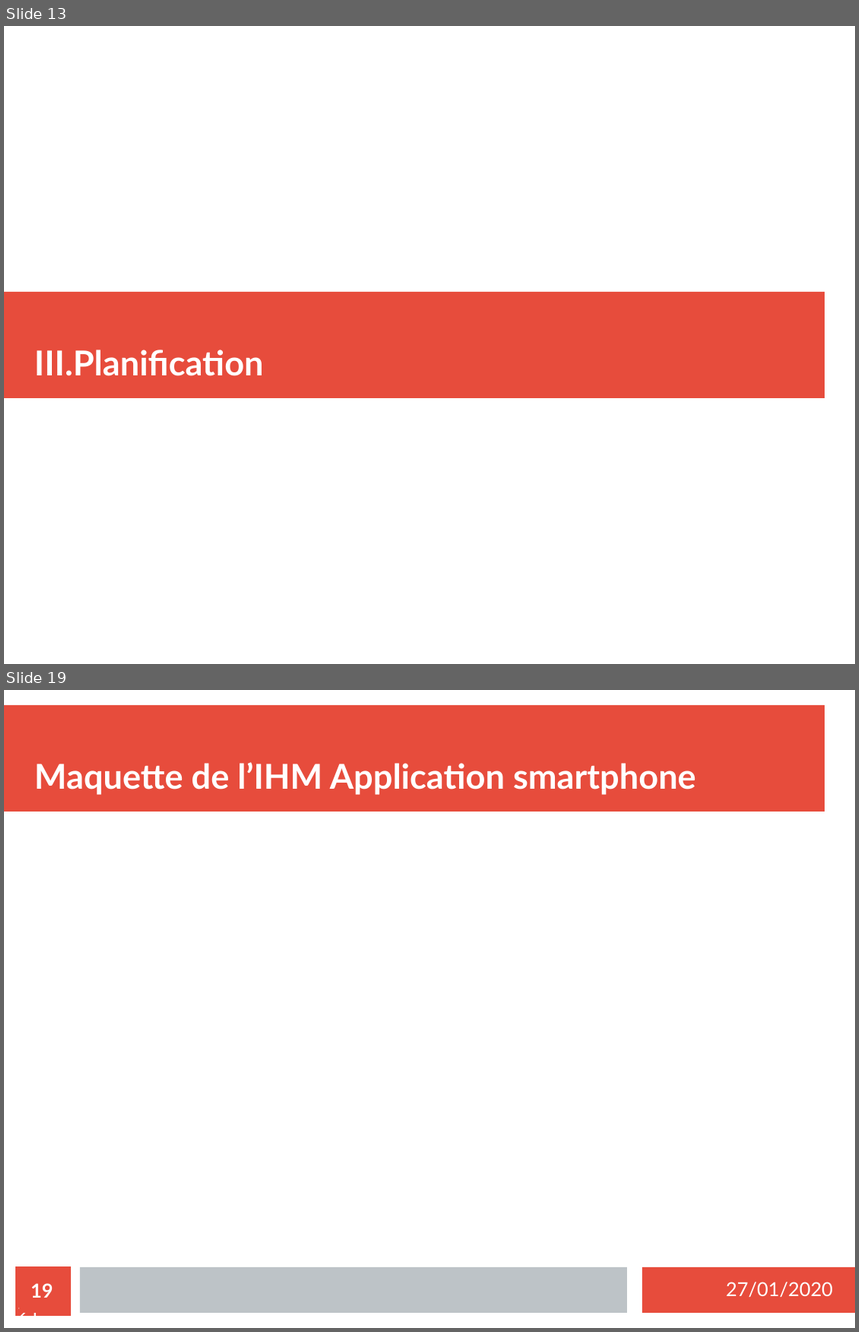
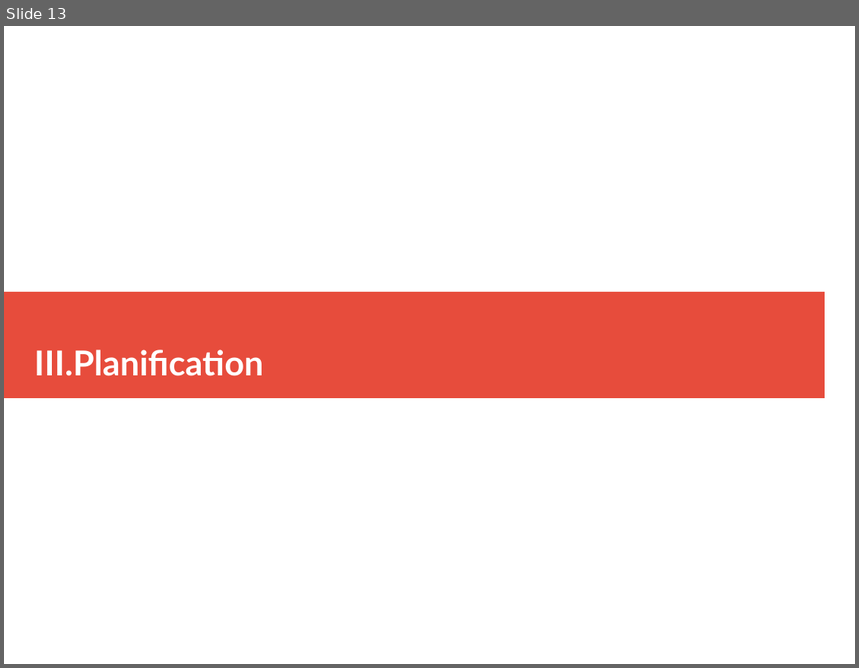
Before and after one commit to MezeretteBrice/Projet_Ronde, a slide deck: SOUTENANCE/Revue1/Revue1_HUREAU.odp. Shown one above the other, each under a label of ours: slides 13 and 19 before the commit, slide 13 after it; the slides between them are not shown. The pictures are 859x1332 and 859x668 pixels, drawn with LibreOffice and Linux fonts; fonts in the diff are those of the drawing. Boxes give left, top, right and bottom in pixels: in the first picture for what was removed or moved away, otherwise in the second. Text is boxed around its words. In the diff, an @@ line names an element or a change of style, - is before the commit and + after.

```diff
--- a/SOUTENANCE/Revue1/Revue1_HUREAU.odp
+++ b/SOUTENANCE/Revue1/Revue1_HUREAU.odp
@@ slide 19 removed at (4, 690, 855, 1328), background #FFFFFF @@
@@ rectangle removed at (4, 705, 825, 812) @@
@@ title removed at (34, 762, 696, 795) @@
-Maquette de l’IHM Application smartphone
@@ rectangle removed at (16, 1268, 71, 1316) @@
@@ page number removed at (19, 1268, 65, 1313) @@
-19
@@ rectangle removed at (80, 1268, 627, 1313) @@
@@ rectangle removed at (643, 1268, 855, 1313) @@
@@ text removed at (726, 1282, 833, 1297) @@
-27/01/2020
@@ page number removed at (18, 1284, 53, 1323) @@
-19 / 21
@@ text removed at (36, 1284, 67, 1298) @@
-/21
```
Also in this commit, not shown: 13 slides changed, 2 other slides removed, 1 other file.
